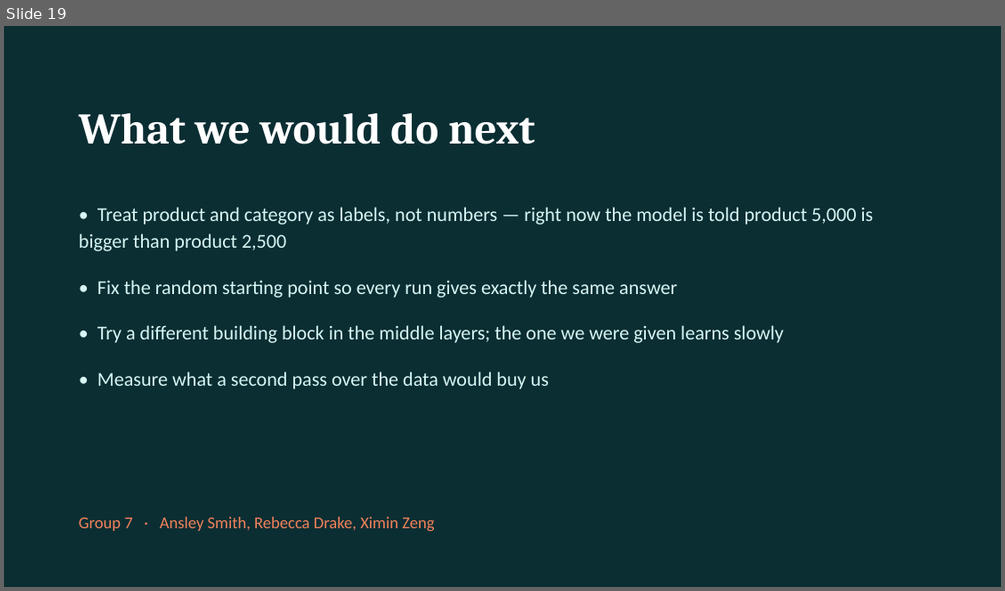
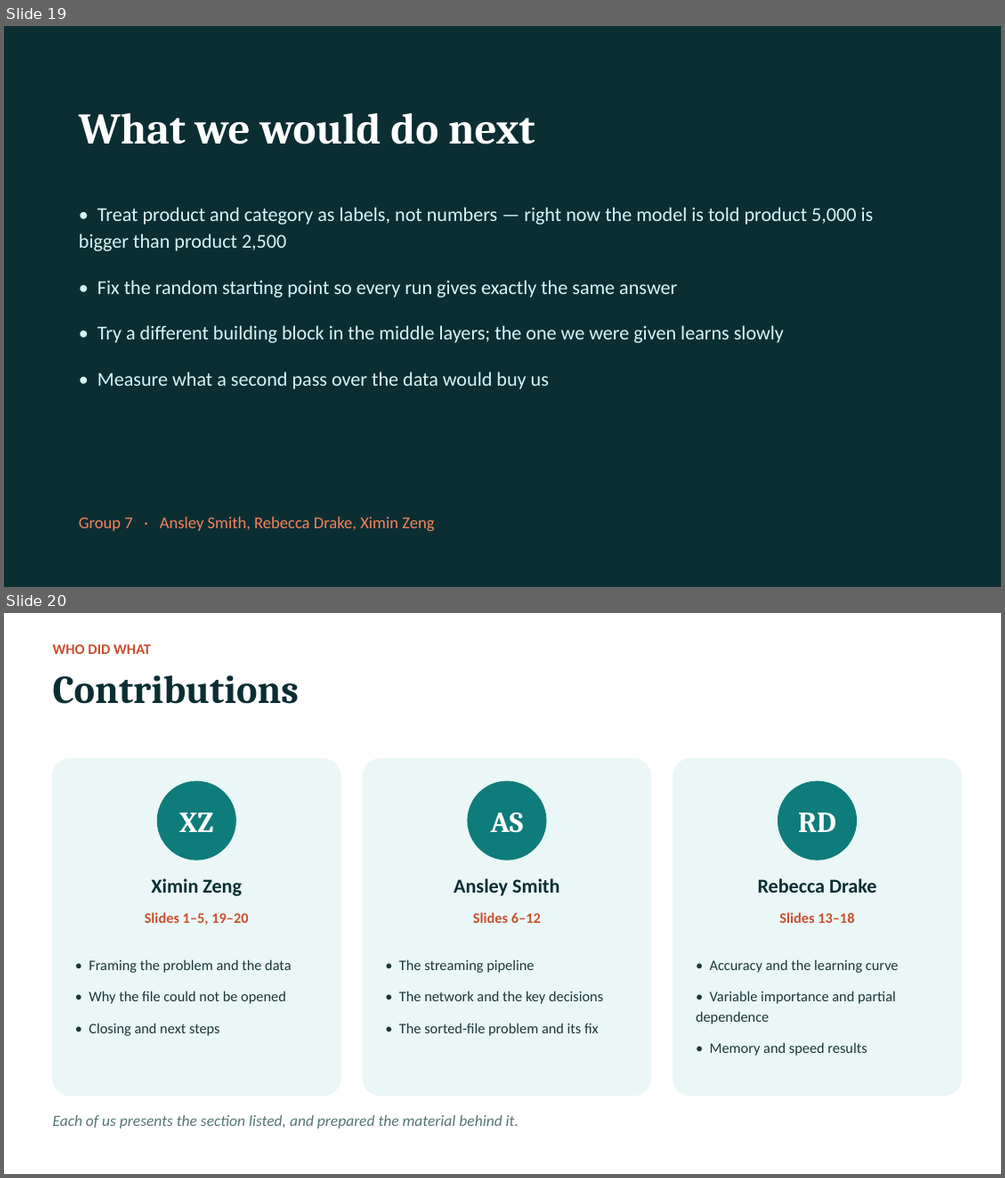
Before and after one commit to bgdrake03/Deep-Learning-Assignment-1, a slide deck: presentation/Group7_Assignment1_Incremental_Learning.pptx. Shown one above the other, each under a label of ours: slide 19 before the commit, slides 19 and 20 after it. The pictures are 1005x591 and 1005x1178 pixels, drawn with LibreOffice and Linux fonts; fonts in the diff are those of the drawing. Boxes give left, top, right and bottom in pixels: in the first picture for what was removed or moved away, otherwise in the second. Text is boxed around its words. In the diff, an @@ line names an element or a change of style, - is before the commit and + after.

```diff
--- a/presentation/Group7_Assignment1_Incremental_Learning.pptx
+++ b/presentation/Group7_Assignment1_Incremental_Learning.pptx
@@ slide 20 added at (x1=4, y1=613, x2=1001, y2=1174), background #FFFFFF @@
@@ text added at (x1=53, y1=644, x2=151, y2=654), 14 pt, text #C9502F, bold @@
+WHO DID WHAT
@@ text added at (x1=53, y1=675, x2=299, y2=704), 38 pt, text #0B2E33, bold @@
+Contributions
@@ rounded rectangle added at (x1=53, y1=759, x2=340, y2=1095), fill #EAF7F6, outline #EAF7F6 1 pt @@
@@ rounded rectangle added at (x1=363, y1=759, x2=651, y2=1095), fill #EAF7F6, outline #EAF7F6 1 pt @@
@@ rounded rectangle added at (x1=673, y1=759, x2=961, y2=1095), fill #EAF7F6, outline #EAF7F6 1 pt @@
@@ ellipse added at (x1=157, y1=781, x2=235, y2=860), fill #0E7C7B, outline #0E7C7B 0.75 pt, 28 pt, text #FFFFFF, bold @@
+XZ
@@ ellipse added at (x1=468, y1=781, x2=546, y2=860), fill #0E7C7B, outline #0E7C7B 0.75 pt, 28 pt, text #FFFFFF, bold @@
+AS
@@ ellipse added at (x1=778, y1=781, x2=857, y2=860), fill #0E7C7B, outline #0E7C7B 0.75 pt, 28 pt, text #FFFFFF, bold @@
+RD
@@ text added at (x1=151, y1=878, x2=242, y2=896), 19 pt, text #0B2E33, bold @@
+Ximin Zeng
@@ text added at (x1=453, y1=878, x2=559, y2=896), 19 pt, text #0B2E33, bold @@
+Ansley Smith
@@ text added at (x1=758, y1=878, x2=876, y2=892), 19 pt, text #0B2E33, bold @@
+Rebecca Drake
@@ text added at (x1=145, y1=912, x2=248, y2=925), 14 pt, text #C9502F, bold @@
+Slides 1–5, 19–20
@@ text added at (x1=473, y1=912, x2=541, y2=923), 14 pt, text #C9502F, bold @@
+Slides 6–12
@@ text added at (x1=779, y1=912, x2=854, y2=923), 14 pt, text #C9502F, bold @@
+Slides 13–18
@@ text added at (x1=89, y1=959, x2=291, y2=1036), 14 pt, text #1C3738 @@
+• Framing the problem and the data
+• Why the file could not be opened
+• Closing and next steps
@@ text added at (x1=399, y1=959, x2=603, y2=1036), 14 pt, text #1C3738 @@
+• The streaming pipeline
+• The network and the key decisions
+• The sorted-file problem and its fix
@@ text added at (x1=696, y1=959, x2=898, y2=1055), 14 pt, text #1C3738 @@
+• Accuracy and the learning curve
+• Variable importance and partial dependence
+• Memory and speed results
@@ text added at (x1=53, y1=1115, x2=518, y2=1128), 15 pt, text #557575, italic @@
+Each of us presents the section listed, and prepared the material behind it.
```
Also in this commit, not shown: 1 slide removed, 1 other file.
